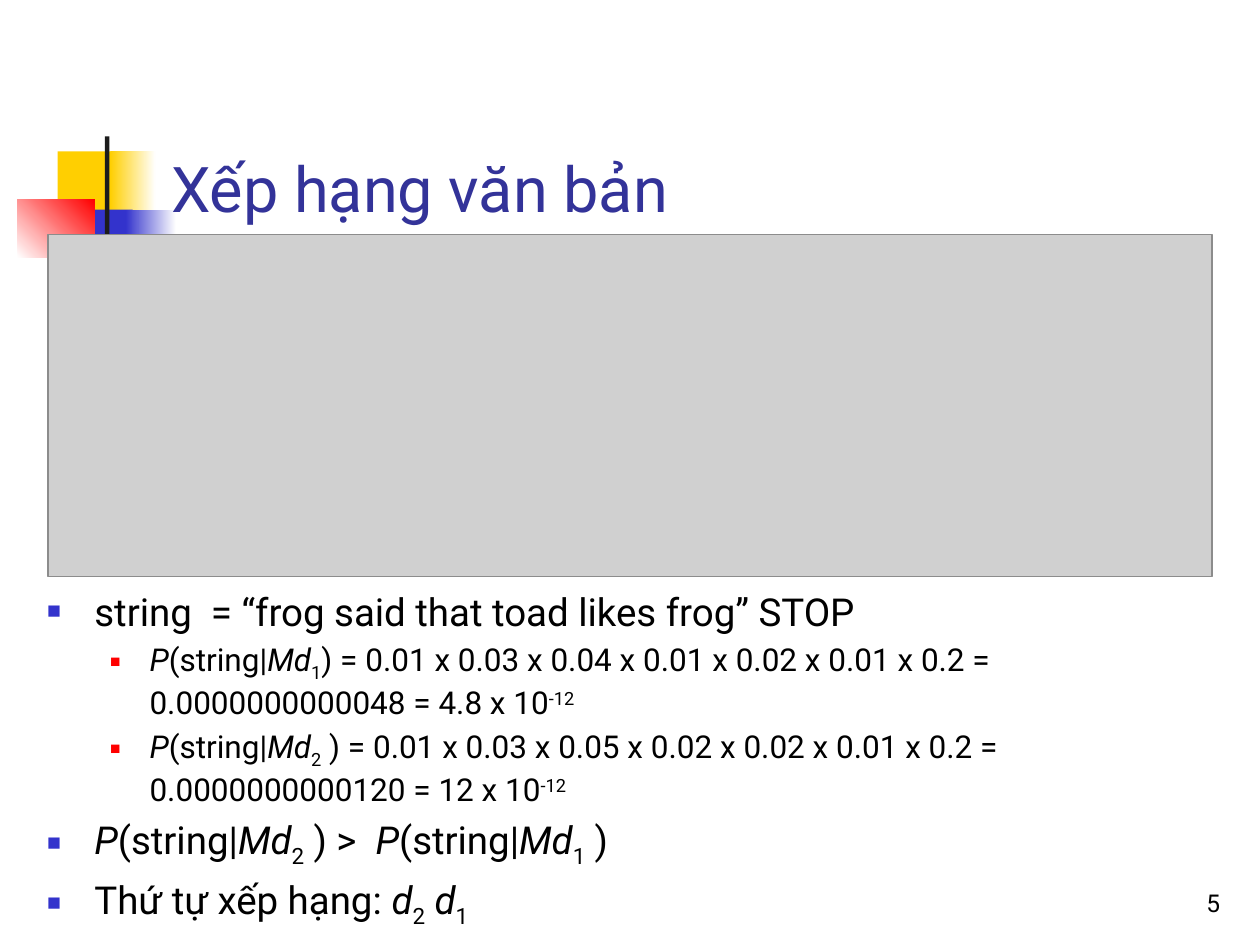
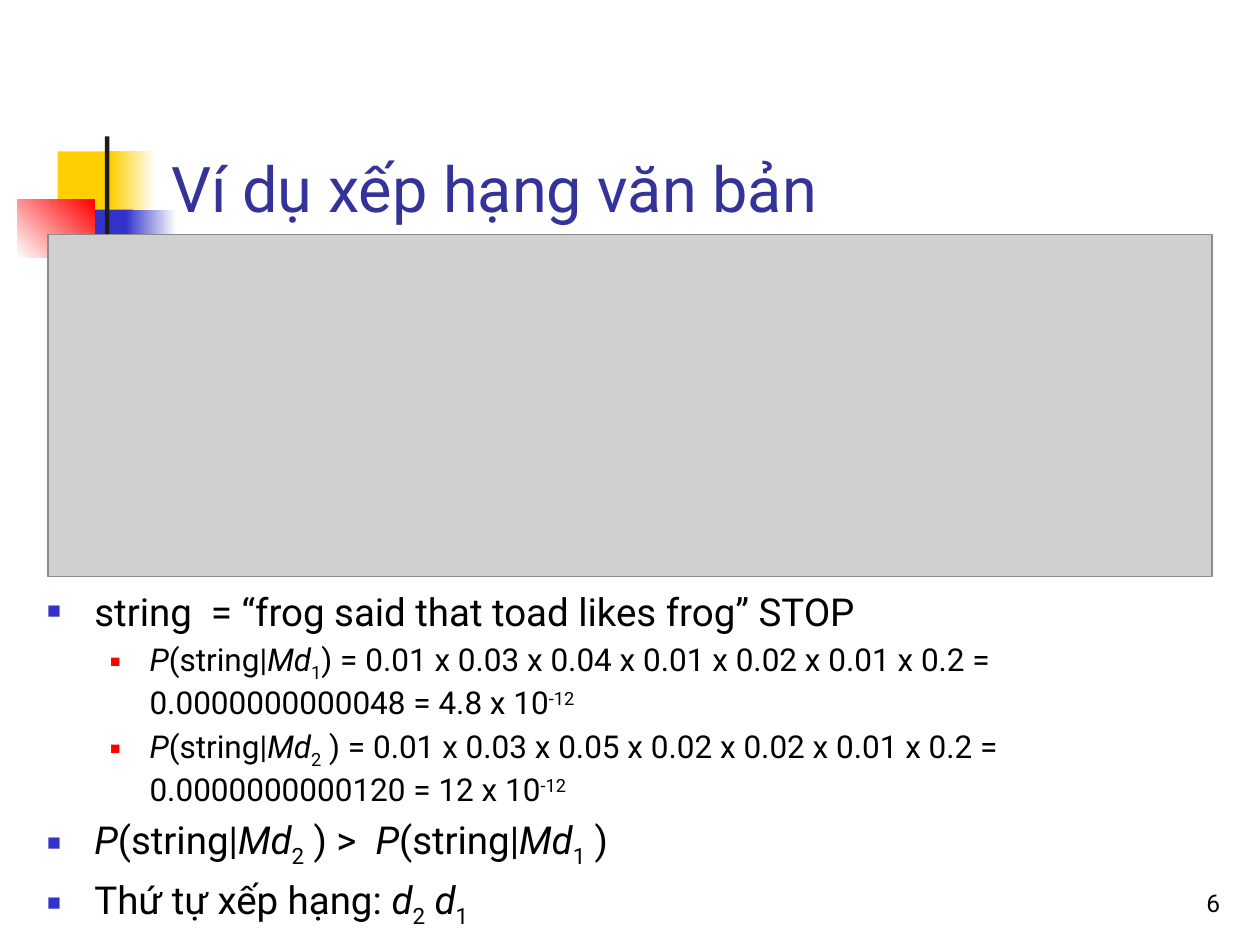
Before and after one commit to bangoc/IT4853, a slide deck: slide 6 of Bài 6 Mô hình ngôn ngữ.pptx (slide 5 before the commit). Drawn at 1260x945 pixels with LibreOffice and Linux fonts; fonts in the diff are those of the drawing; grey boxes stand for pictures. Boxes give left, top, right and bottom in pixels: in the first picture for what was removed or moved away, otherwise in the second. Text is boxed around its words. In the diff, an @@ line names an element or a change of style, - is before the commit and + after.

```diff
--- a/Bài 6 Mô hình ngôn ngữ.pptx
+++ b/Bài 6 Mô hình ngôn ngữ.pptx
@@ title at <box>171,160,817,225</box>: text changed @@
-Xếp hạng văn bản
+Ví dụ xếp hạng văn bản
@@ page number at <box>1206,894,1220,913</box>: text changed @@
-5
+6
```
Also in this commit, not shown: 9 other slides changed, 1 slide added.
